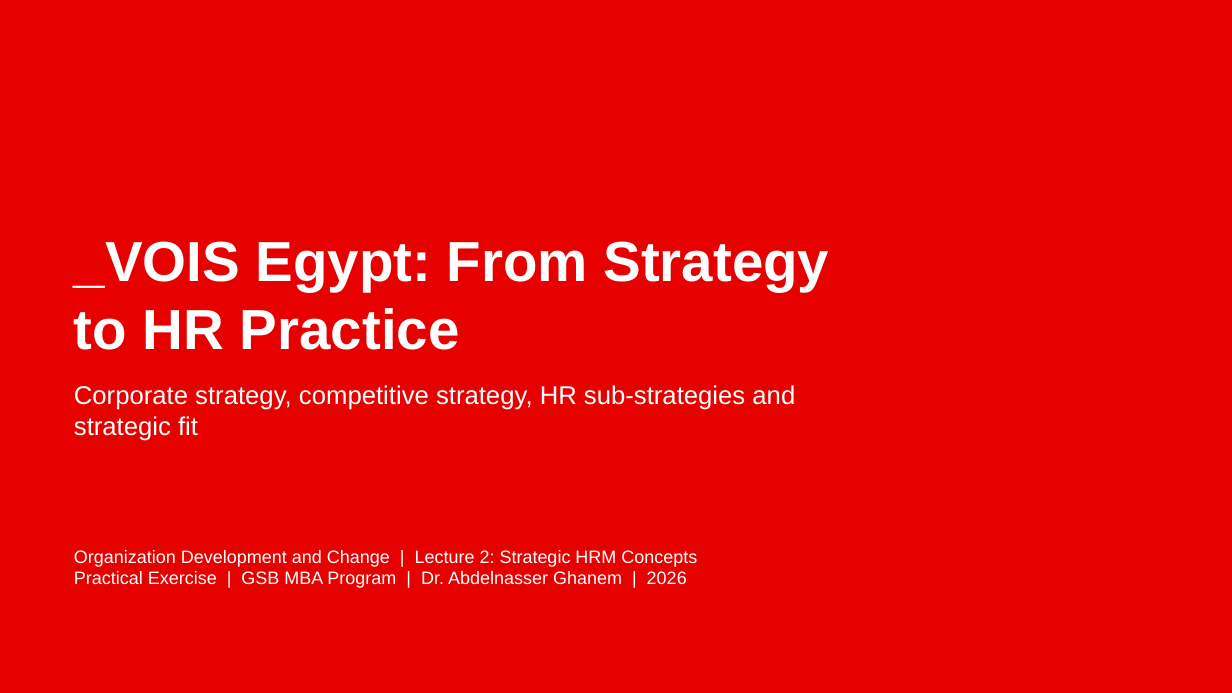
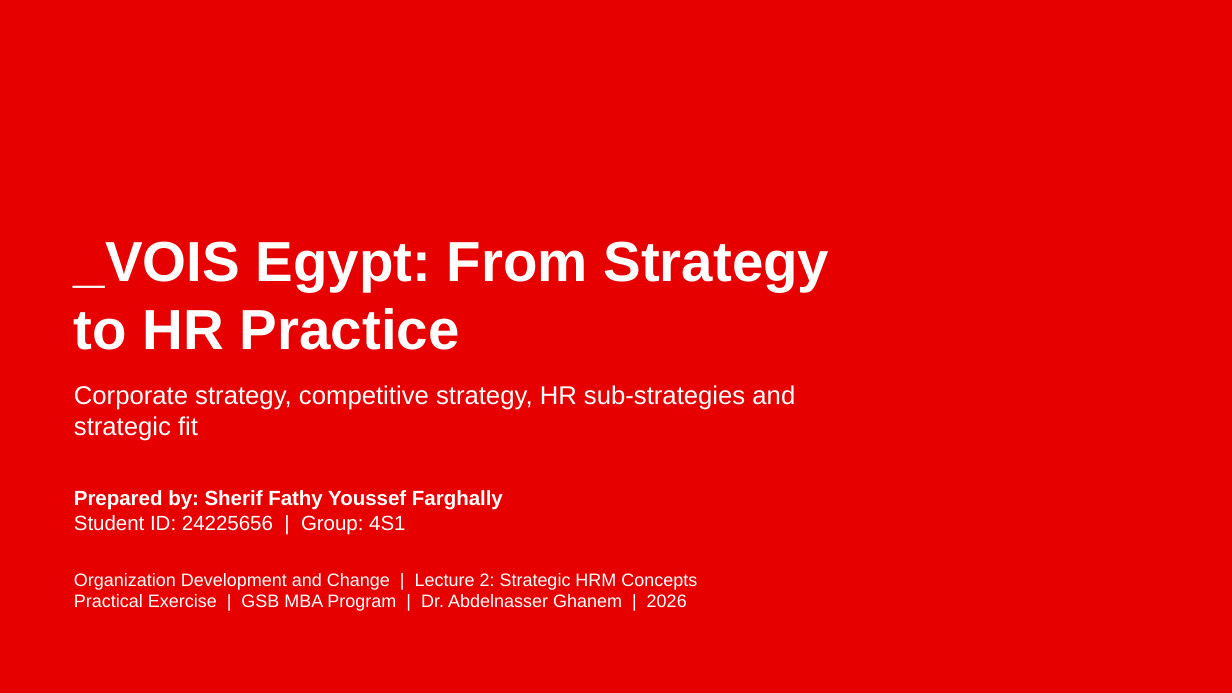
Before and after one commit to sheriffathyyousseffarghally-pixel/lolos-farm-privacy, a slide deck: slide 1 of VOIS_Strategic_HRM.pptx. Drawn at 1232x693 pixels with LibreOffice and Linux fonts; fonts in the diff are those of the drawing. Boxes give left, top, right and bottom in pixels: in the first picture for what was removed or moved away, otherwise in the second. Text is boxed around its words. In the diff, an @@ line names an element or a change of style, - is before the commit and + after.

```diff
--- a/VOIS_Strategic_HRM.pptx
+++ b/VOIS_Strategic_HRM.pptx
@@ text added at (x1=74, y1=490, x2=503, y2=535), 16 pt, text #FFFFFF, bold @@
+Prepared by: Sherif Fathy Youssef Farghally
+Student ID: 24225656 | Group: 4S1
@@ text "Organization Development and Change | ..." moved from (x1=74, y1=550, x2=697, y2=588) to (x1=74, y1=573, x2=697, y2=611) @@
```
